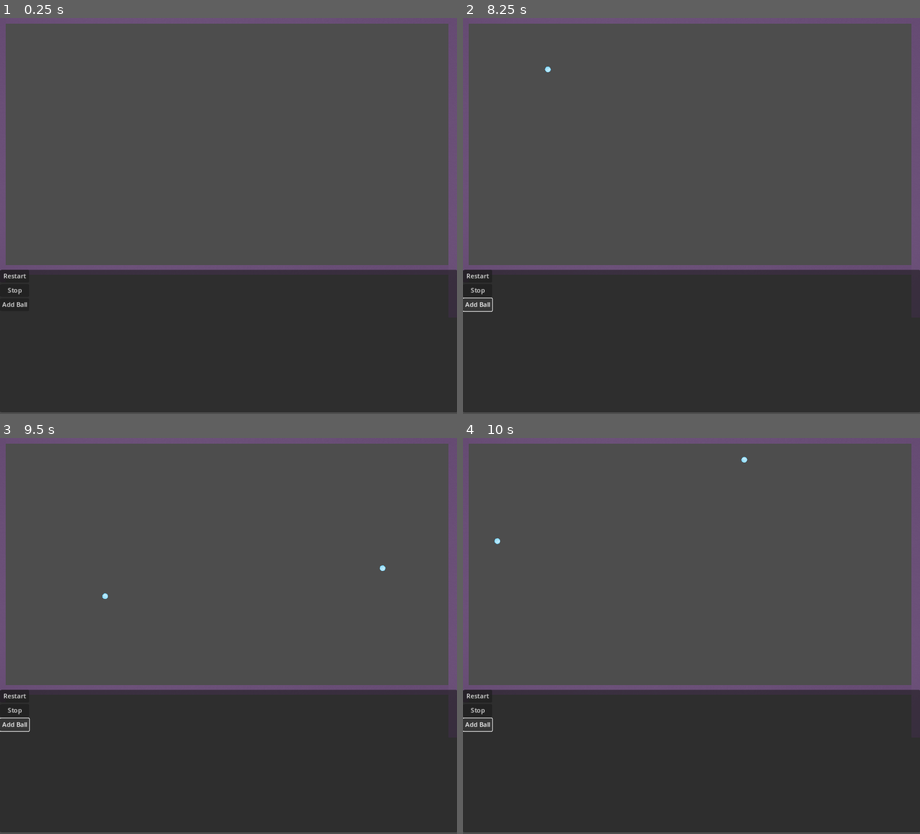
Above: before the commit, frames 1-4 (two rows, left to right).
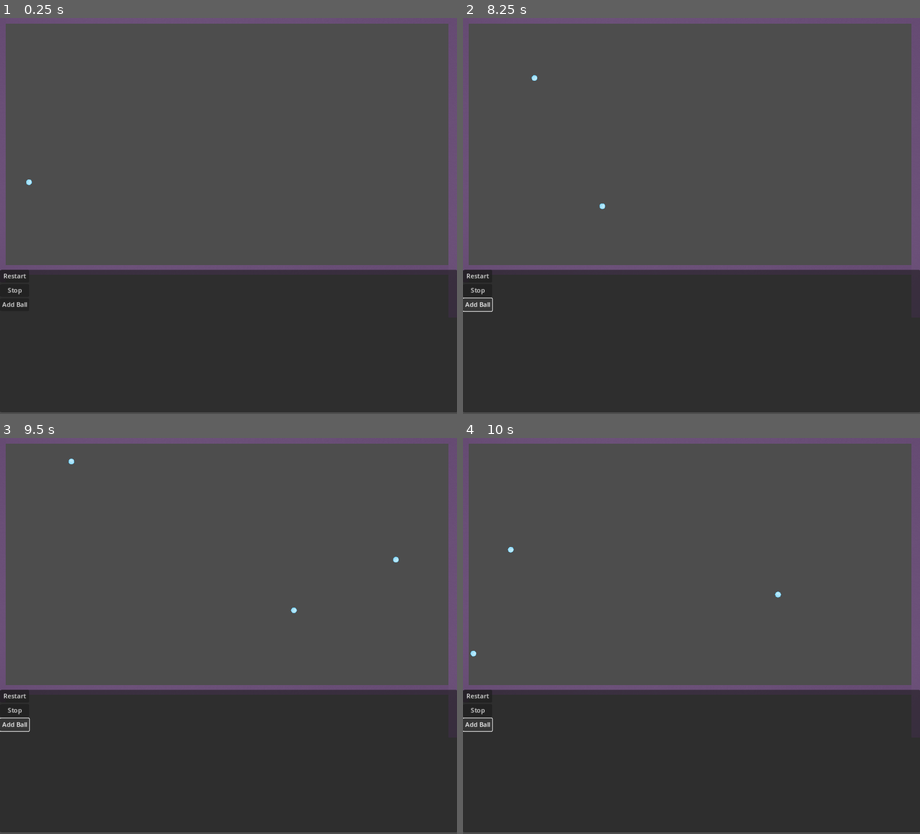
Above: after the commit, the same moments.

Repository: slinkp/godot-bounce-1
Game: Godot game, scene res://main.tscn
Same seed, same stepped clock (60 frames per second), same inputs: the game is played once before the commit and once after it.
Inputs:
- Up to frame 1 (0.25 s): no input
- Up to frame 2 (8.25 s): click "Restart" at 0.5 s; click "Restart" at 1.25 s; click "Restart" at 2 s; click "Stop" at 2.75 s; click "Add Ball" at 3.5 s; click "Stop" at 4.25 s; click "Add Ball" at 5 s; click "Stop" at 5.75 s; click "Add Ball" at 6.5 s; tap Enter at 8 s
- Up to frame 3 (9.5 s): tap Space at 8.75 s
- Up to frame 4 (10 s): no input

The runs differ from the first frame. In frame 1, less than 0.1% of the frame differs, in the area x 5-7%, y 40-43%; in frame 2, less than 0.1%; in frame 3, less than 0.1%; in frame 4, less than 0.1%, in the area x 1-70%, y 4-56%.

Commit message:
Force balls to start in bounds, hard-coded

Diff:
--- a/main.gd
+++ b/main.gd
@@ -44,8 +44,9 @@
 	var rect = get_tree().root.get_visible_rect()
 	print("Got rect %s" % rect)
 	var position = Vector2(
-		randf_range(0, rect.end.x),
-		randf_range(0, rect.end.y)
+		# TODO: Get rectangle enclosed by WallContainer?
+		randf_range(50, 950),
+		randf_range(50, 200)
 		)
 	return position # print("Setting position to %s" % position)
 
